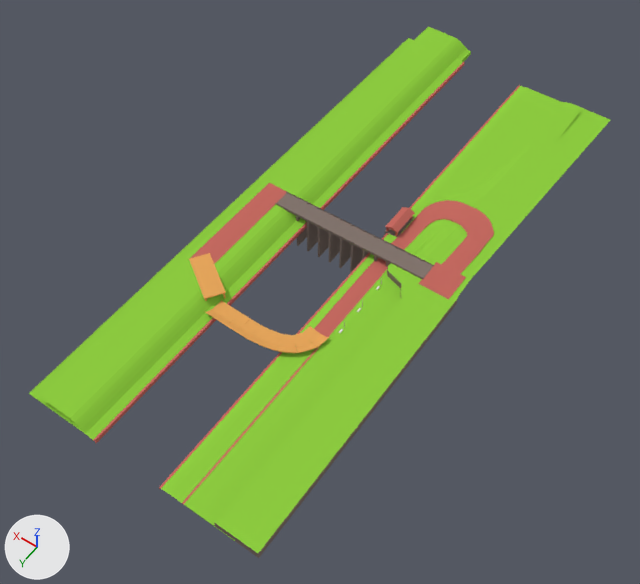
The Blender file public/assets/models/maps/FDL Circuit/geo.blend as it was, and as the next commit left it.
The view is the same before and after, from a 50 mm camera at (-402.0, 599.0, 899.0) aimed at (32.0, -10.0, -57.0). Lighting does not change. The marker at lower left points along +X, +Y and +Z. The picture after the commit comes second.

Before the edit, the objects in view are built like this:
```python
me_cube_002 = bpy.data.meshes.new('Cube.002')
me_cube_002.from_pydata(...)  # 1480 vertices, 1480 faces; spans x -1.0..19.0, y -1.0..1.0, z -43.1..2.1
me_cube_002.materials.append(mat_brickgray)  # grey #84766f
me_cube_009 = bpy.data.meshes.new('Cube.009')
me_cube_009.from_pydata(...)  # 20 vertices, 9 faces; spans x -10.1..0.6, y -15.0..1.0, z -1.0..4.1
me_cube_009.materials.append(mat_grass_002)  # green #8fce41
me_cube_010 = bpy.data.meshes.new('Cube.010')
me_cube_010.from_pydata(...)  # 180 vertices, 126 faces; spans x -1.0..1.0, y -1.0..17.0, z -1.0..1.0
me_cube_010.materials.append(mat_brickred)  # red #c56a61
ob_cube_003 = bpy.data.objects.new('Cube.003', me_cube_010)
ob_cube_003.location = (154.0, -72.0, 15.0)
ob_cube_003.scale = (16.0, 9.54, 0.25)
ob_hill_2 = bpy.data.objects.new('Hill 2', me_cube_009)
ob_hill_2.location = (100.0, -466.0, -2.0)
ob_hill_2.rotation_euler = (0.0, 0.0, -3.142)  # degrees (0, 0, -180)
ob_hill_2.scale = (7.72, 54.4, 4.0)
ob_road_bridge = bpy.data.objects.new('Road Bridge', me_cube_002)
ob_road_bridge.location = (-32.0, -70.0, 13.0)
ob_road_bridge.rotation_euler = (0.0, 0.0, 0.0186)  # degrees (0, 0, 1.1)
ob_road_bridge.scale = (8.99, 13.4, 1.44)
# also in view: 'Offroad1' at (41.0, -70.0, 3.0); 'Hill' at (-97.0, -279.0, -3.0); 'RoadWood2' at (134.0, 98.0, 2.0); 'Cube' at (-34.0, -18.0, 3.0); 'Intersection1' at (-116.0, -71.0, 4.0)
```
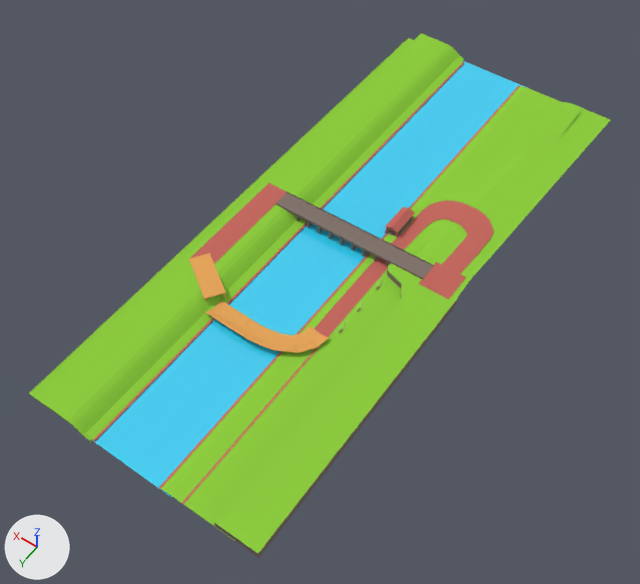
Edits to the scene script, one JSON object a line:
```json
{"op": "add", "block": "mat_material_001", "code": ["mat_material_001 = principled_material('Material.001')", "mat_material_001.base_color = (0.0343, 0.644, 0.939)  # cyan #34d2f8", "mat_material_001.roughness = 0.0", "mat_material_001.specular_ior_level = 1.0"]}
{"block": "me_cube_009", "where": "# used by ob_hill_2; location = (100.0, -466.0, -2.0); rotation_euler = (0.0, 0.0, -3.142), in degrees (0, 0, -180); scale = (7.72, 54.4, 4.0)"}
{"op": "remove", "block": "me_cube_009", "code": "me_cube_009.from_pydata(...)  # 20 vertices, 9 faces; spans x -10.1..0.6, y -15.0..1.0, z -1.0..4.1"}
{"op": "add", "block": "me_cube_009", "code": "me_cube_009.from_pydata(...)  # 20 vertices, 9 faces; spans x -10.1..0.6, y -1.0..1.0, z -1.0..4.1"}
{"block": "me_cube_009", "change": "me_cube_009 part 1"}
{"block": "me_cube_009", "change": "10 vertices are removed from x -10.1..0.6, y -15.0, z -1.0..4.1"}
{"block": "me_cube_009", "change": "9 faces are deleted"}
{"block": "me_cube_009", "change": "10 new vertices lie (0.0, -2.0, 0.0) away from vertices in x -10.1..0.6, y 1.0, z -1.0..4.1"}
{"block": "me_cube_009", "change": "9 new faces join them"}
{"op": "add", "block": "me_plane", "code": ["me_plane = bpy.data.meshes.new('Plane')", "me_plane.from_pydata([(-1.0, -1.0, 0.0), (1.0, -1.0, 0.0), (-1.0, 1.0, 0.0), (1.0, 1.0, 0.0), (-1.0, -3.0, 0.0), (1.0, -3.0, 0.0), (-1.0, -1.0, 0.0), (1.0, -1.0, 0.0), (-1.0, -5.0, 0.0), (1.0, -5.0, 0.0), (-1.0, -3.0, 0.0), (1.0, -3.0, 0.0), (-1.0, -7.0, 0.0), (1.0, -7.0, 0.0), (-1.0, -5.0, 0.0), (1.0, -5.0, 0.0), (-1.0, -9.0, 0.0), (1.0, -9.0, 0.0), (-1.0, -7.0, 0.0), (1.0, -7.0, 0.0), (-1.0, -11.0, 0.0), (1.0, -11.0, 0.0), (-1.0, -9.0, 0.0), (1.0, -9.0, 0.0)], [], [(0, 1, 3, 2), (4, 5, 7, 6), (8, 9, 11, 10), (12, 13, 15, 14), (16, 17, 19, 18), (20, 21, 23, 22)])", "me_plane.materials.append(mat_material_001)  # cyan #34d2f8"]}
{"op": "set", "path": "ob_hill_2.location", "old": "(100.0, -466.0, -2.0)", "new": "(100.0, -73.0, -2.0)"}
{"op": "set", "path": "ob_hill_2.scale", "old": "(7.72, 54.4, 4.0)", "new": "(7.72, 426.0, 4.0)"}
{"op": "add", "block": "ob_river", "code": ["ob_river = bpy.data.objects.new('River', me_plane)", "ob_river.location = (37.0, 280.0, -1.0)", "ob_river.scale = (64.5, 70.4, 1.0)"]}
```

Changed parts and their boxes (x1, y1, x2, y2) in the pictures (640 x 584 px):
```json
{"object": "River", "change": "added", "after": [91, 61, 525, 498], "on screen": "cyan"}
{"object": "Hill 2", "change": "reshaped, moved, rescaled", "before": [38, 27, 471, 441], "after": [35, 33, 464, 443]}
```
